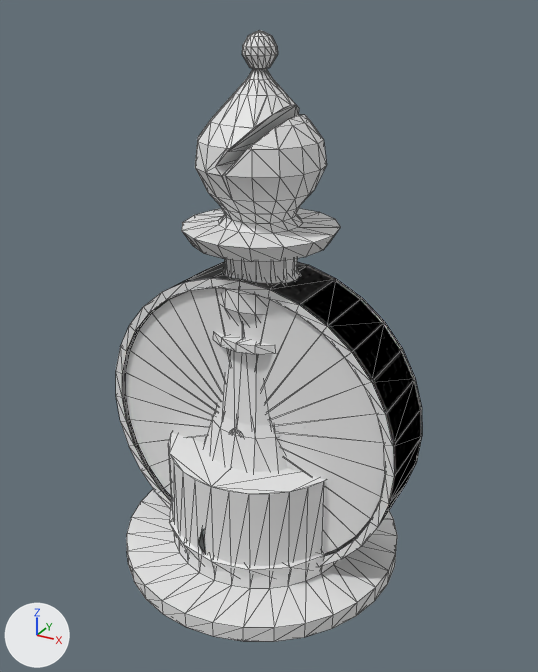
The glTF model new 3d assets/pieces.glb, before and after one commit.
Rendered twice from a camera (50 mm lens) standing at (2.09, -3.7, 3.42) and looking at (0.06, -0.01, 1.57). The axes (+X, +Y, +Z) are drawn at lower left. The lights are the same throughout. Mesh edges are drawn as thin lines. Vertices at the same position are counted once.

In view in the first picture: 'bishop', 'hat', 'pawn', 'rock', 'wheel'.
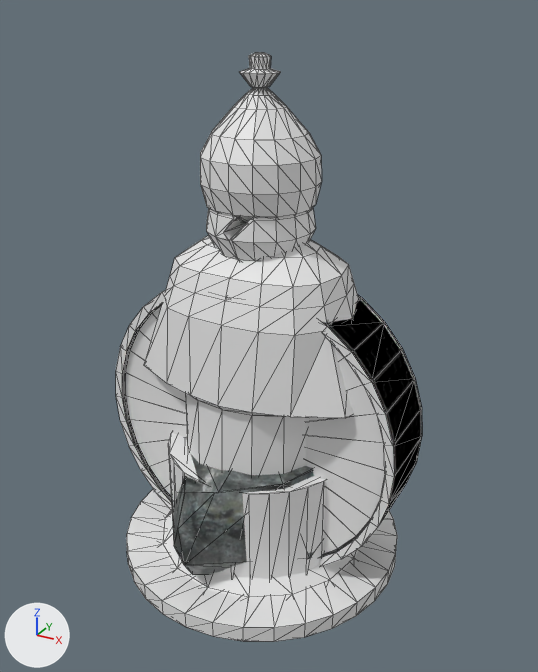
The change, as a list of edits to the scene's bpy script:
```text
Change me_cube_004:
    where me_cube_004.from_pydata(...)  # 418 vertices, 832 faces; spans x -0.64..0.64, y -0.64..0.64, z 0.0..3.31
    used by ob_bishop; location = (0.0, 0.0, 0.0)
    me_cube_004 part 1: the whole mesh is scaled about the mesh origin by 0.861
Change me_vert_001:
    where me_vert_001.from_pydata(...)  # 48 vertices, 92 faces; spans x -0.477..0.477, y -0.632..0.632, z 0.002..0.715
    used by ob_rock; location = (0.0, 0.0, 0.0)
    me_vert_001 part 2: the whole mesh is scaled about the mesh origin by 1.33
Add me_cube_009:
    me_cube_009.from_pydata(...)  # 418 vertices, 832 faces; spans x -0.92..0.92, y -0.92..0.92, z 0.0..3.21
Add ob_sorcerer_opt_2:
    ob_sorcerer_opt_2 = bpy.data.objects.new('sorcerer opt 2', me_cube_009)
    ob_sorcerer_opt_2.location = (0.0, 0.0, 0.0)
```

Changed parts and their boxes [x1, y1, x2, y2] in the pictures (538 x 672 px):
'sorcerer opt 2', added
    after: [144, 52, 359, 599]
'bishop', mesh rescaled
    before: [170, 30, 340, 580]
    after: [206, 207, 316, 298]
'rock', mesh rescaled
    before: [198, 528, 206, 554]
    after: [171, 437, 314, 575]
'pawn', unchanged, covered by the edit
    before: [204, 267, 300, 472]
